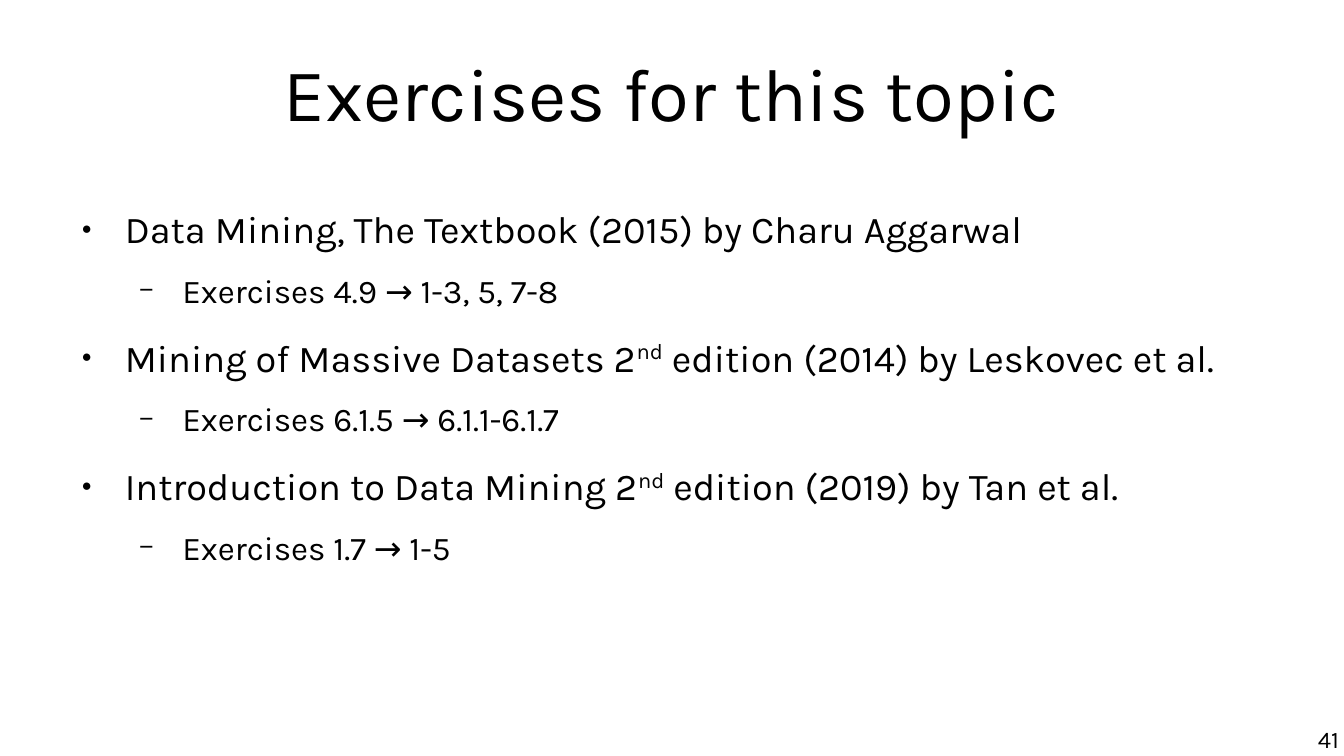
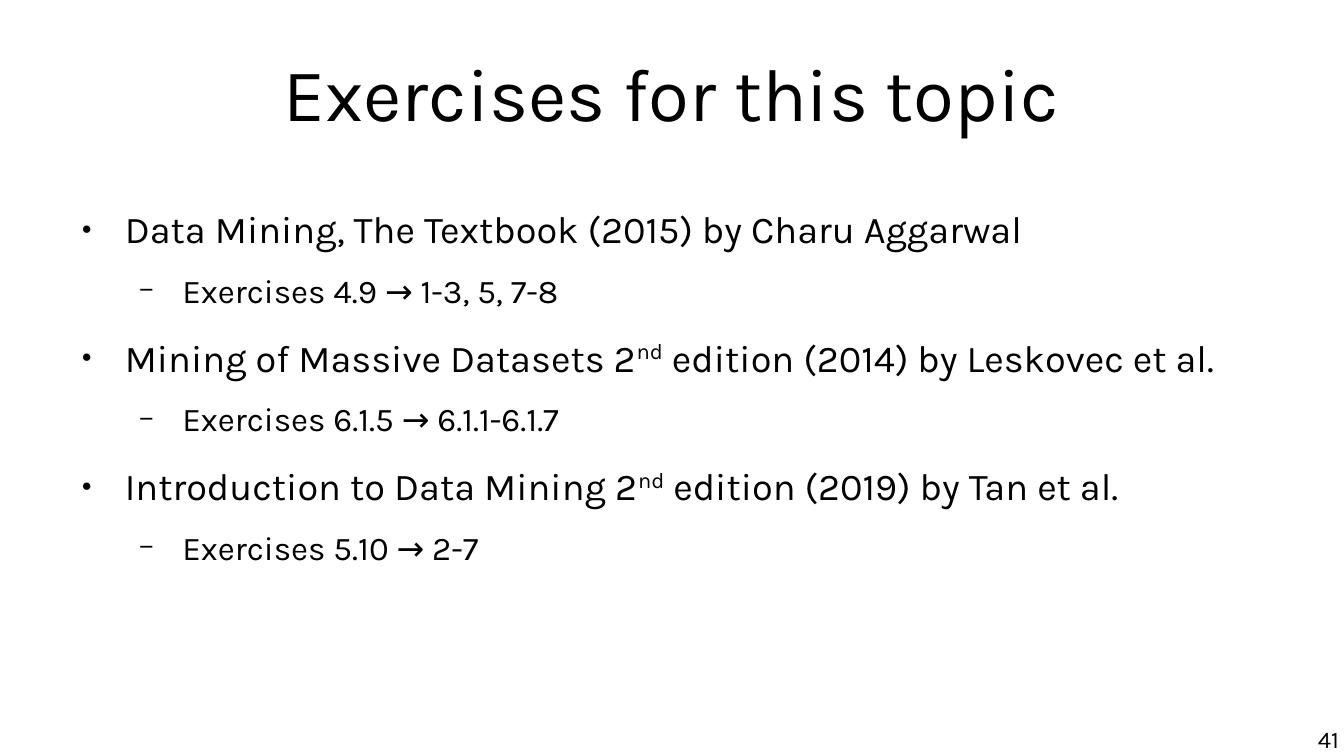
Before and after one commit to marco-calautti/data-mining-course, a slide deck: slide 41 of theory/tt05_itemsets.odp. Drawn at 1344x756 pixels with LibreOffice and Linux fonts; fonts in the diff are those of the drawing. Boxes give left, top, right and bottom in pixels: in the first picture for what was removed or moved away, otherwise in the second. Text is boxed around its words. In the diff, an @@ line names an element or a change of style, - is before the commit and + after.

Commit message:
Exercises

```diff
--- a/theory/tt05_itemsets.odp
+++ b/theory/tt05_itemsets.odp
@@ text at [182,537,478,561]: text changed @@
-  − Exercises 1.7 → 1-5
+  − Exercises 5.10 → 2-7
```
Also in this commit, not shown: 13 other slides changed.
